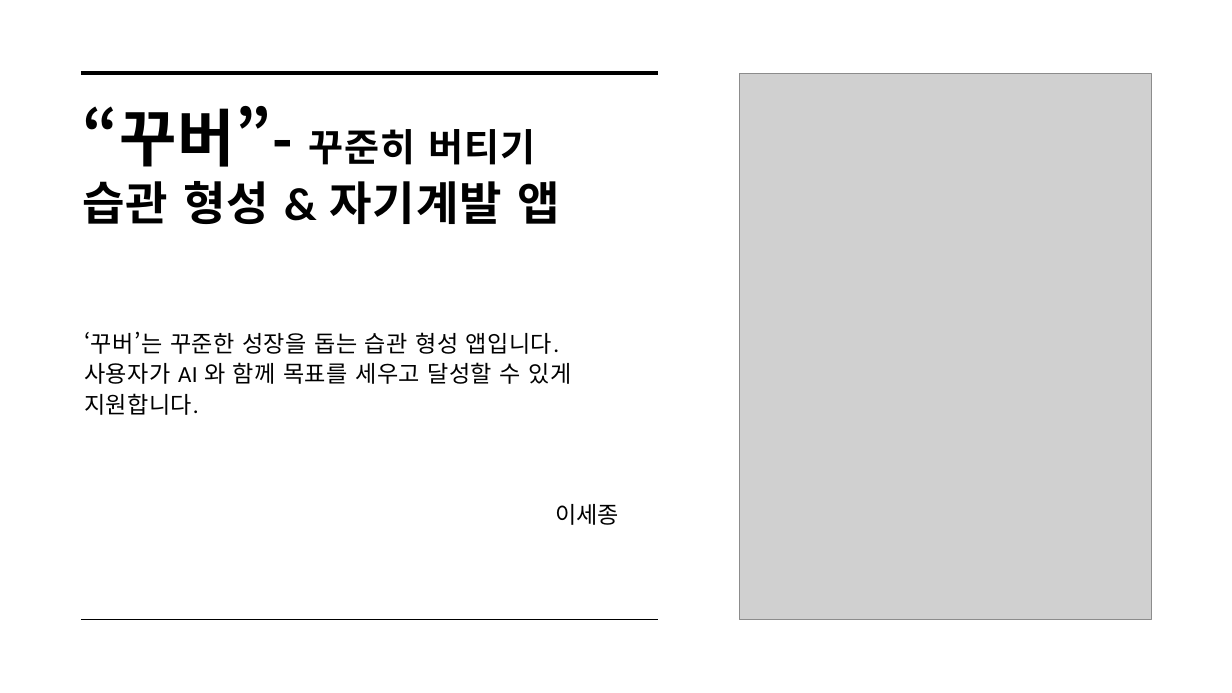
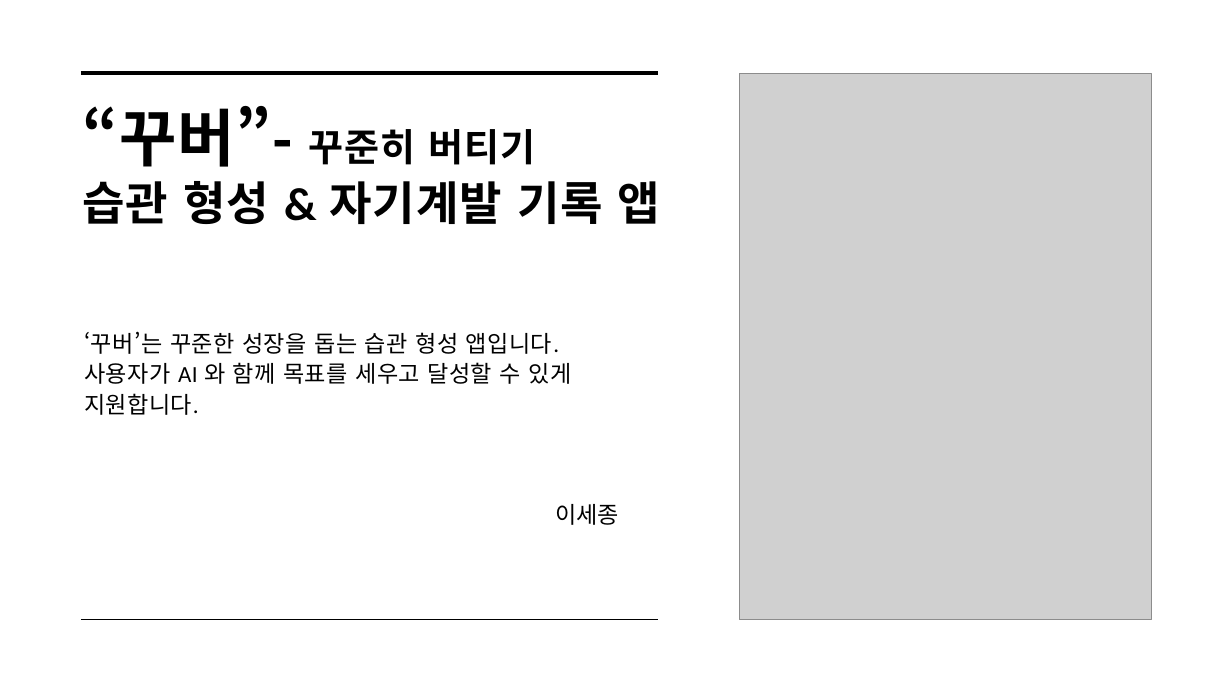
Before and after one commit to sejong0705/my_android, a slide deck: slide 1 of week10/꾸버-안드로이드_프로젝트.pptx. Drawn at 1232x693 pixels with LibreOffice and Linux fonts; fonts in the diff are those of the drawing; grey boxes stand for pictures. Boxes give left, top, right and bottom in pixels: in the first picture for what was removed or moved away, otherwise in the second. Text is boxed around its words. In the diff, an @@ line names an element or a change of style, - is before the commit and + after.

```diff
--- a/week10/꾸버-안드로이드_프로젝트.pptx
+++ b/week10/꾸버-안드로이드_프로젝트.pptx
@@ title at (82,106,661,224): text changed @@
-“꾸버”- 꾸준히 버티기
-습관 형성 & 자기계발 앱
+“꾸버”- 꾸준히 버티기
+습관 형성 & 자기계발 기록 앱
```
Also in this commit, not shown: 3 other slides changed, 1 slide added.
